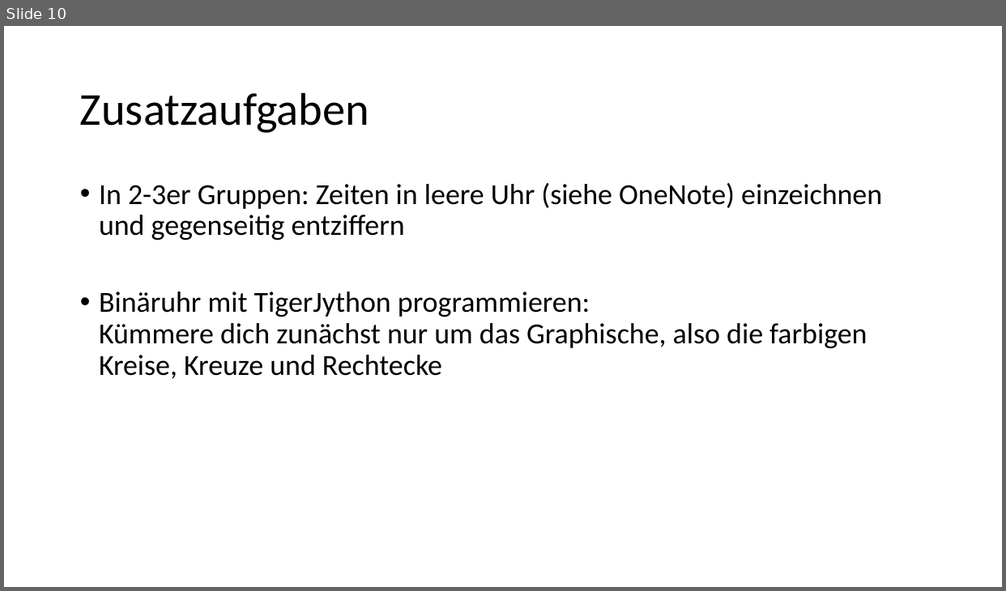
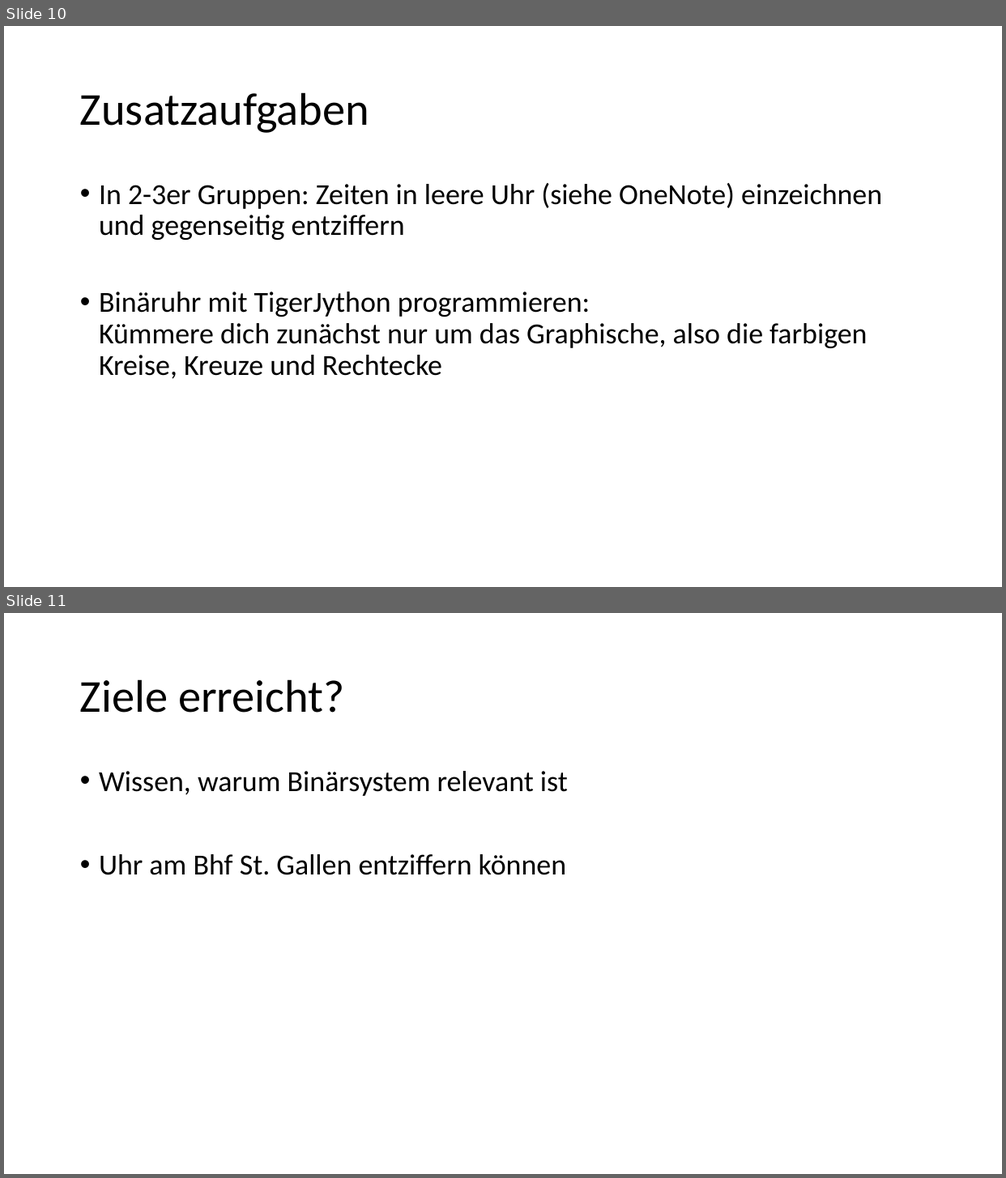
Before and after one commit to tkilla77/ksr_gfif_hardware, a slide deck: 2020_21_gfif_zahlensysteme_slides.pptx. Shown one above the other, each under a label of ours: slide 10 before the commit, slides 10 and 11 after it. The pictures are 1006x591 and 1006x1178 pixels, drawn with LibreOffice and Linux fonts; fonts in the diff are those of the drawing. Boxes give left, top, right and bottom in pixels: in the first picture for what was removed or moved away, otherwise in the second. Text is boxed around its words. In the diff, an @@ line names an element or a change of style, - is before the commit and + after.

```diff
--- a/2020_21_gfif_zahlensysteme_slides.pptx
+++ b/2020_21_gfif_zahlensysteme_slides.pptx
@@ slide 11 added at bbox=[4, 613, 1002, 1174], background #FFFFFF @@
@@ title added at bbox=[80, 679, 345, 713], 44 pt, text #000000 @@
+Ziele erreicht?
@@ text added at bbox=[99, 771, 568, 875], 28 pt, text #000000 @@
+• Wissen, warum Binärsystem relevant ist
+• Uhr am Bhf St. Gallen entziffern können
```
Also in this commit, not shown: 2 slides changed, 3 other files.
